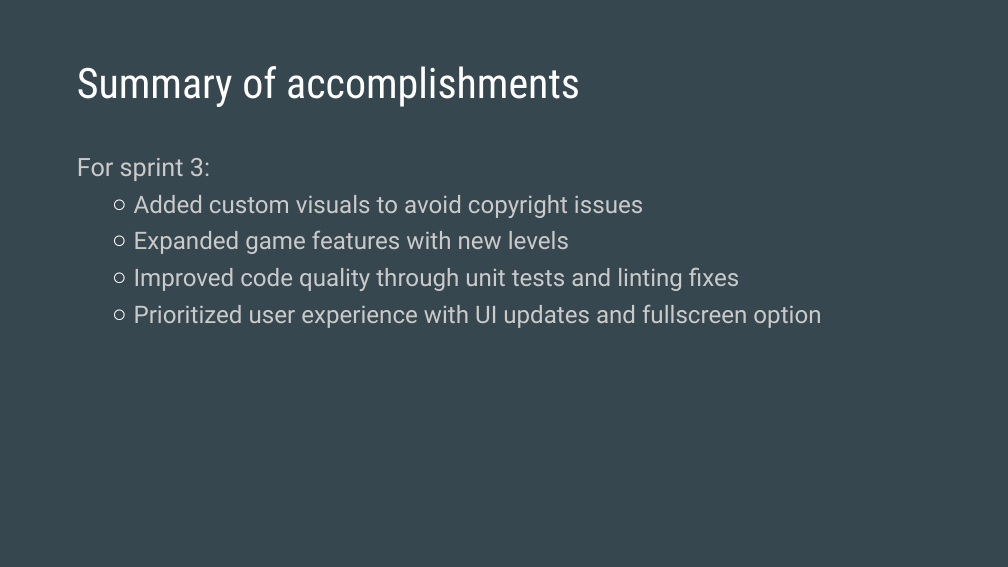
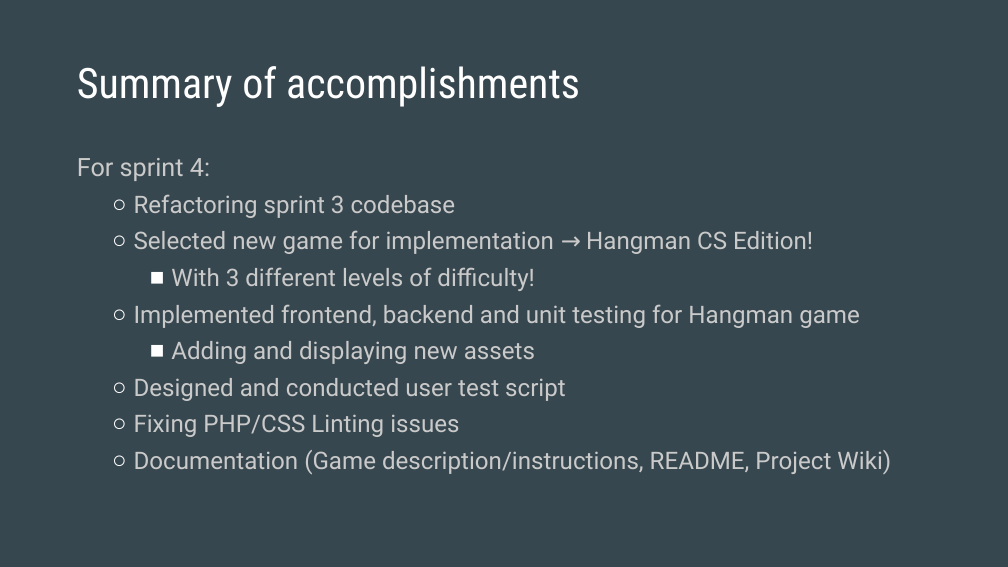
Before and after one commit to rehan-code/Game-Library-Web-App, a slide deck: slide 2 of CIS4250_Retrospective.pptx. Drawn at 1008x567 pixels with LibreOffice and Linux fonts; fonts in the diff are those of the drawing. Boxes give left, top, right and bottom in pixels: in the first picture for what was removed or moved away, otherwise in the second. Text is boxed around its words. In the diff, an @@ line names an element or a change of style, - is before the commit and + after.

```diff
--- a/CIS4250_Retrospective.pptx
+++ b/CIS4250_Retrospective.pptx
@@ text at [77,158,891,474]: text changed @@
-For sprint 3:
-  ○ Added custom visuals to avoid copyright issues
-  ○ Expanded game features with new levels
-  ○ Improved code quality through unit tests and linting fixes
-  ○ Prioritized user experience with UI updates and fullscreen option
+For sprint 4:
+  ○ Refactoring sprint 3 codebase
+  ○ Selected new game for implementation → Hangman CS Edition!
+    ■ With 3 different levels of difficulty!
+  ○ Implemented frontend, backend and unit testing for Hangman game
+    ■ Adding and displaying new assets
+  ○ Designed and conducted user test script
+  ○ Fixing PHP/CSS Linting issues
+  ○ Documentation (Game description/instructions, README, Project Wiki)
```
Also in this commit, not shown: 9 other slides changed, 2 slides added, 2 slides removed.
